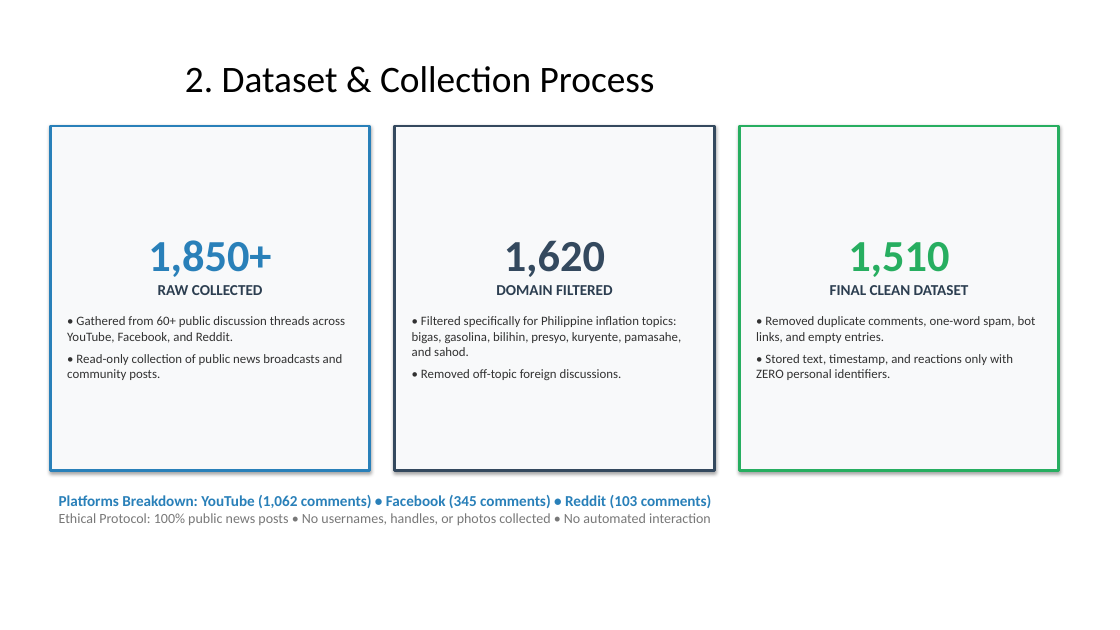
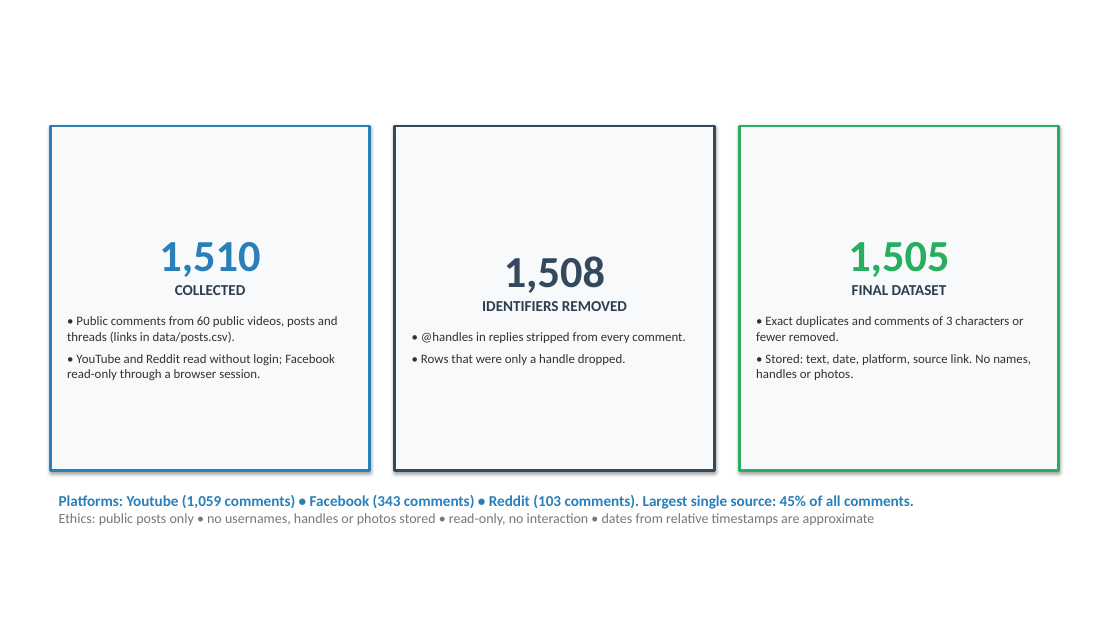
Before and after one commit to msallsundaee/Sentiment-Analysis, a slide deck: slide 3 of results/Sentiment_Analysis_Inflation.pptx. Drawn at 1120x630 pixels with LibreOffice and Linux fonts; fonts in the diff are those of the drawing. Boxes give left, top, right and bottom in pixels: in the first picture for what was removed or moved away, otherwise in the second. Text is boxed around its words. In the diff, an @@ line names an element or a change of style, - is before the commit and + after.

```diff
--- a/results/Sentiment_Analysis_Inflation.pptx
+++ b/results/Sentiment_Analysis_Inflation.pptx
@@ title removed at [185, 66, 655, 93] @@
-2. Dataset & Collection Process
@@ text in rectangle at [67, 242, 338, 380]: text changed @@
-1,850+
-RAW COLLECTED
-• Gathered from 60+ public discussion threads across YouTube, Facebook, and Reddit.
-• Read-only collection of public news broadcasts and community posts.
+1,510
+COLLECTED
+• Public comments from 60 public videos, posts and threads (links in data/posts.csv).
+• YouTube and Reddit read without login; Facebook read-only through a browser session.
@@ text in rectangle at [421, 256, 685, 365]: text changed @@
-1,620
-DOMAIN FILTERED
-• Filtered specifically for Philippine inflation topics: bigas, gasolina, bilihin, presyo, kuryente, pamasahe, and sahod.
-• Removed off-topic foreign discussions.
+1,508
+IDENTIFIERS REMOVED
+• @handles in replies stripped from every comment.
+• Rows that were only a handle dropped.
@@ text in rectangle at [756, 242, 1031, 380]: text changed @@
-1,510
-FINAL CLEAN DATASET
-• Removed duplicate comments, one-word spam, bot links, and empty entries.
-• Stored text, timestamp, and reactions only with ZERO personal identifiers.
+1,505
+FINAL DATASET
+• Exact duplicates and comments of 3 characters or fewer removed.
+• Stored: text, date, platform, source link. No names, handles or photos.
@@ text at [59, 495, 914, 525]: text changed @@
-Platforms Breakdown: YouTube (1,062 comments) • Facebook (345 comments) • Reddit (103 comments)
-Ethical Protocol: 100% public news posts • No usernames, handles, or photos collected • No automated interaction
+Platforms: Youtube (1,059 comments) • Facebook (343 comments) • Reddit (103 comments). Largest single source: 45% of all comments.
+Ethics: public posts only • no usernames, handles or photos stored • read-only, no interaction • dates from relative timestamps are approximate
```
Also in this commit, not shown: 9 other slides changed, 1 slide added, 1 slide removed, 38 other files.
